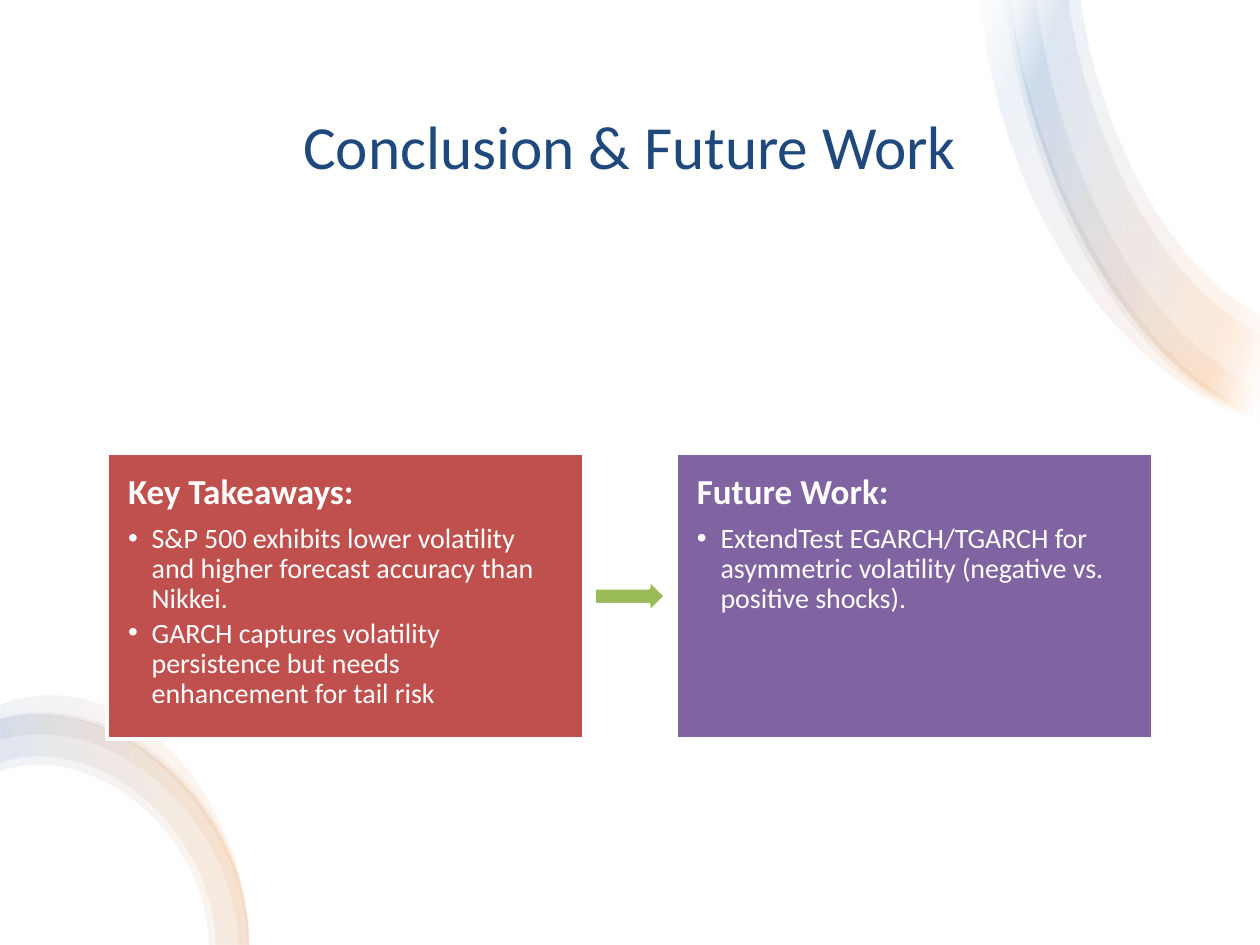
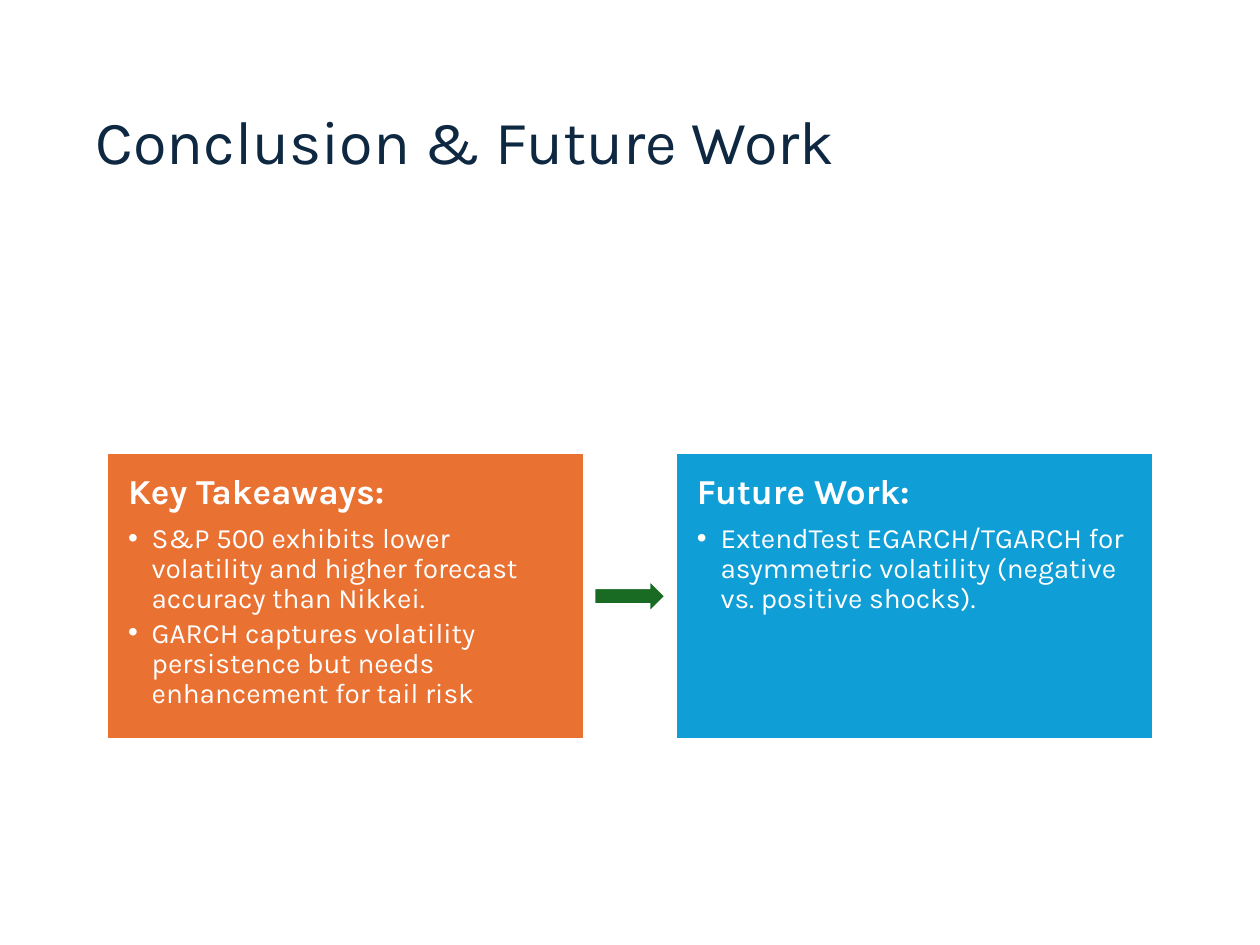
Before and after one commit to AzizbekMuminoff/TimeSeries, a slide deck: slide 9 of Comparative_Volatility_Analysis.pptx (slide 8 before the commit). Drawn at 1260x945 pixels with LibreOffice and Linux fonts; fonts in the diff are those of the drawing. Boxes give left, top, right and bottom in pixels: in the first picture for what was removed or moved away, otherwise in the second. Text is boxed around its words. In the diff, an @@ line names an element or a change of style, - is before the commit and + after.

```diff
--- a/Comparative_Volatility_Analysis.pptx
+++ b/Comparative_Volatility_Analysis.pptx
@@ rectangle removed at [0, 0, 1260, 945] @@
@@ group removed at [980, 0, 1260, 422]: 4 freeform shapes @@
@@ title "Conclusion & Future Work" at [96, 122, 834, 165]: font Calibri to Karla, text colour #1F497D to #0E2841; alignment centre to left; line spacing 1 to 0.9 @@
@@ text "Key Takeaways:" at [128, 480, 517, 704]: font Calibri to Karla @@
@@ rectangle at [107, 454, 585, 740]: fill #C0504D to #E97132; outline #FFFFFF 2 pt to #FFFFFF 1.5 pt @@
@@ text "Future Work:" at [697, 480, 1124, 615]: font Calibri to Karla @@
@@ rectangle at [675, 454, 1153, 740]: fill #8064A2 to #0F9ED5; outline #FFFFFF 2 pt to #FFFFFF 1.5 pt @@
@@ right arrow at [595, 580, 667, 614]: fill #9BBB59 to #196B24; outline #FFFFFF 2 pt to #FFFFFF 1.5 pt @@
@@ group removed at [0, 696, 249, 945]: 4 freeform shapes @@
```
Also in this commit, not shown: 7 other slides changed, 1 slide added.
